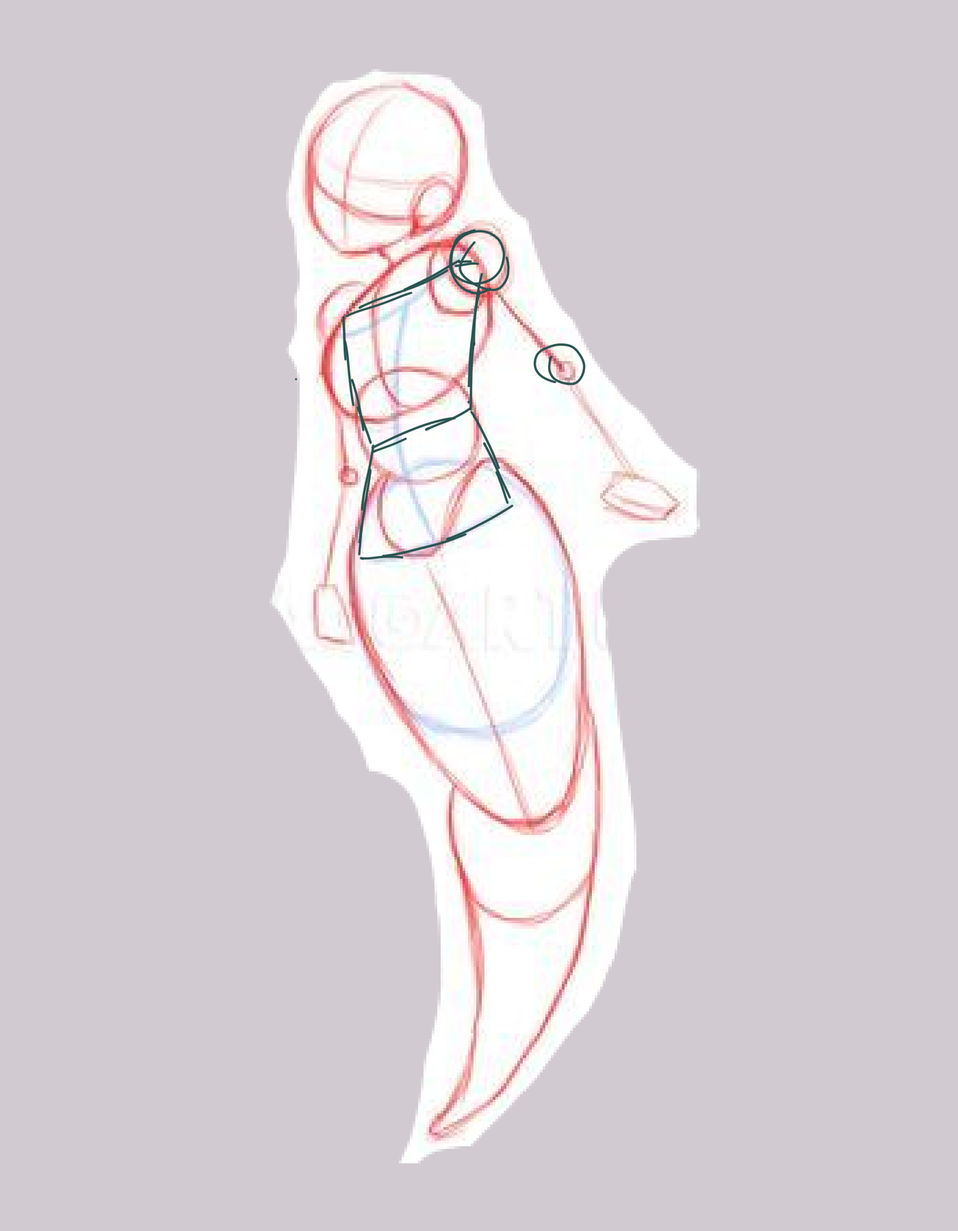
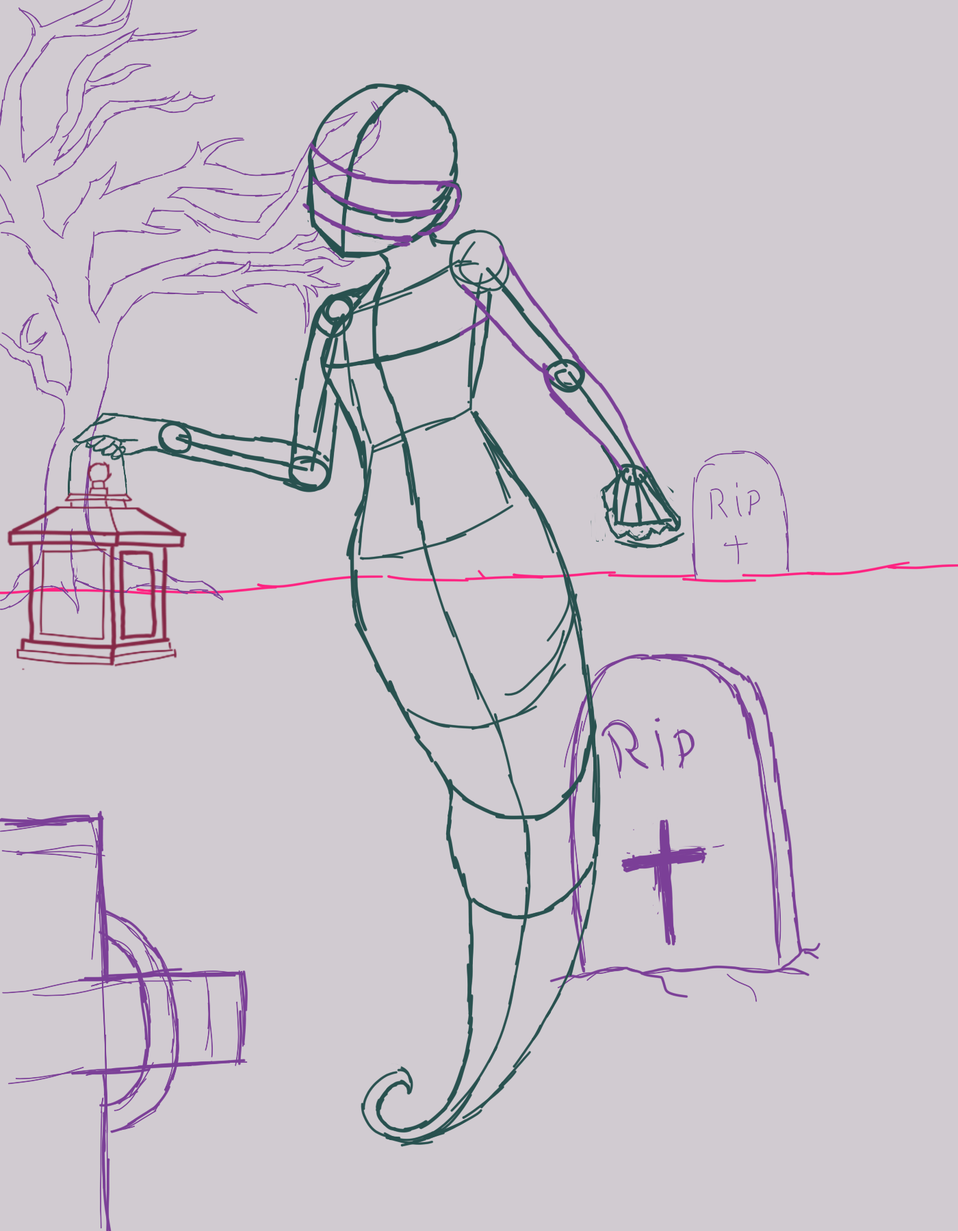
Layers edited between the first and the second 958 × 1231 image:
added group "Group 4" with 6 layers above "Background" over [0, 0, 958, 1231]
added group "Group 5" with 2 layers in group "Group 4" over [0, 43, 745, 1183]
added layer "Paint Layer 2" in group "Group 5" over [0, 403, 248, 671]
moved "Paint Layer 1" into group "Group 5", painted on it over [43, 43, 745, 1183]
added layer "Paint Layer 3" in group "Group 4" over [0, 0, 958, 1231]
hid "Paint Layer 2 (pasted)", moved it into group "Group 4", painted on it over [262, 69, 701, 1164]
